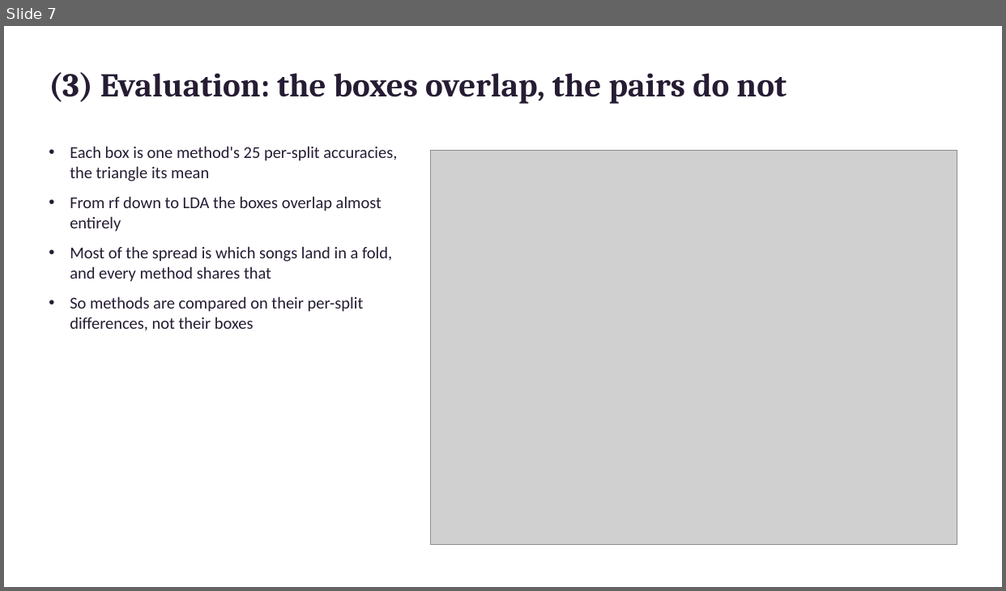
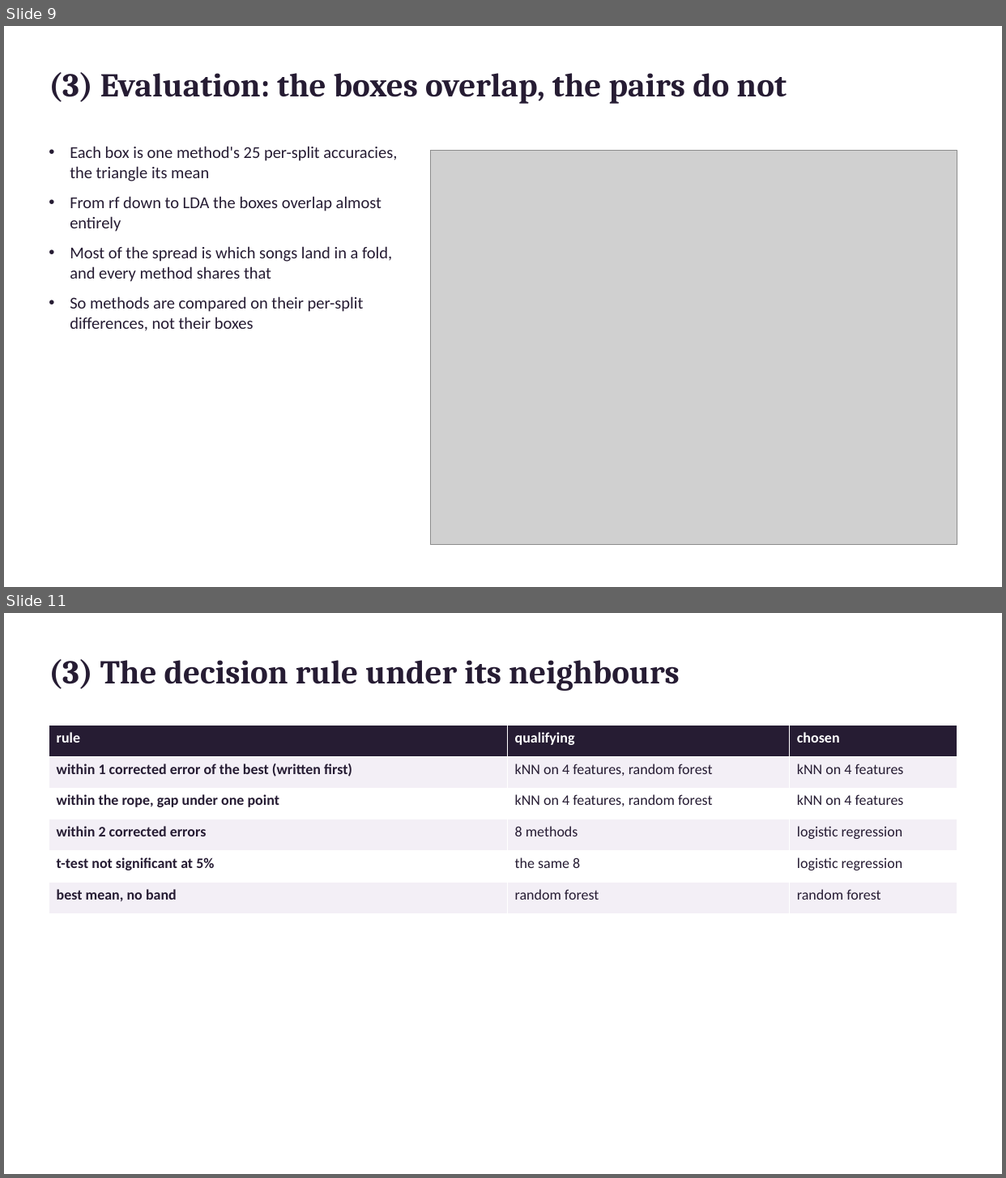
Before and after one commit to AndreassOlsson/FRTN65_code, a slide deck: labs/lab_1_music_taste_prediction/handin/slides.pptx. Shown one above the other, each under a label of ours: slide 7 before the commit, slides 9 and 11 after it; the slides between them are not shown. The pictures are 1006x591 and 1006x1178 pixels, drawn with LibreOffice and Linux fonts; fonts in the diff are those of the drawing; grey boxes stand for pictures. Boxes give left, top, right and bottom in pixels: in the first picture for what was removed or moved away, otherwise in the second. Text is boxed around its words. In the diff, an @@ line names an element or a change of style, - is before the commit and + after.

```diff
--- a/labs/lab_1_music_taste_prediction/handin/slides.pptx
+++ b/labs/lab_1_music_taste_prediction/handin/slides.pptx
@@ slide 11 added at [4, 613, 1002, 1174], background #FFFFFF @@
@@ text added at [49, 659, 680, 691], 32 pt, text #261C33, bold @@
+(3) The decision rule under its neighbours
@@ table added at [49, 726, 957, 914], 6 rows, 3 columns @@
+rule | qualifying | chosen
+within 1 corrected error of the best (written first) | kNN on 4 features, random forest | kNN on 4 features
+within the rope, gap under one point | kNN on 4 features, random forest | kNN on 4 features
+within 2 corrected errors | 8 methods | logistic regression
+t-test not significant at 5% | the same 8 | logistic regression
+best mean, no band | random forest | random forest
@@ what was slide 7 is now slide 9 @@
```
Also in this commit, not shown: 7 slides changed, 2 other slides added, 15 other files.
